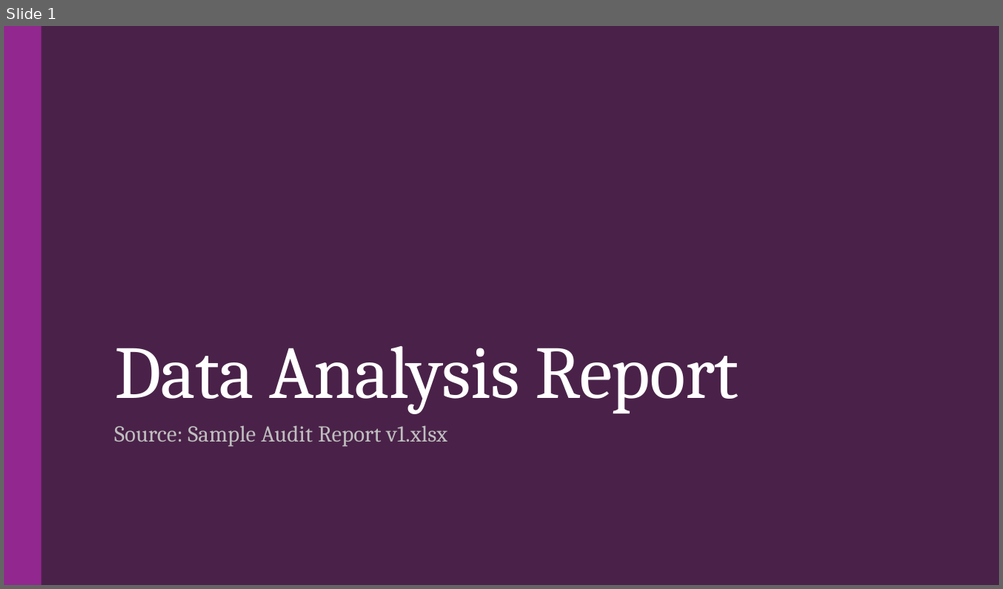
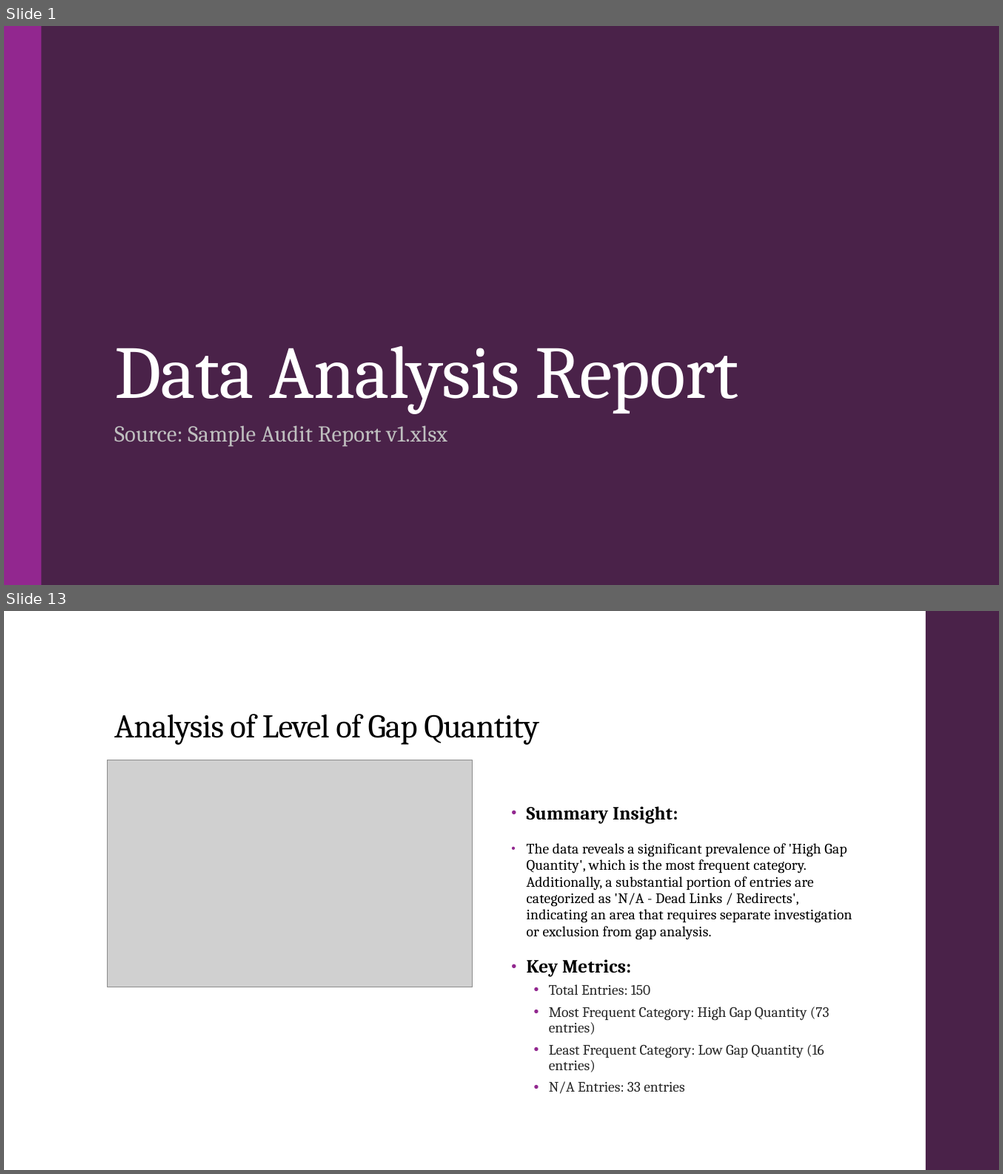
Before and after one commit to droy117/GT_Assignment_PPT_Ex, a slide deck: Debak/Data_Analysis_Report_Report.pptx. Shown one above the other, each under a label of ours: slide 1 before the commit, slides 1 and 13 after it; the slides between them are not shown. The pictures are 1003x589 and 1003x1174 pixels, drawn with LibreOffice and Linux fonts; fonts in the diff are those of the drawing; grey boxes stand for pictures. Boxes give left, top, right and bottom in pixels: in the first picture for what was removed or moved away, otherwise in the second. Text is boxed around its words. In the diff, an @@ line names an element or a change of style, - is before the commit and + after.

Commit message:
add AI insights

```diff
--- a/Debak/Data_Analysis_Report_Report.pptx
+++ b/Debak/Data_Analysis_Report_Report.pptx
@@ slide 13 added at bbox=[4, 611, 999, 1170], background #FFFFFF @@
@@ rectangle added at bbox=[925, 611, 999, 1170], fill #4A2249 @@
@@ title added at bbox=[114, 714, 539, 745], 32 pt, text #000000 @@
+Analysis of Level of Gap Quantity
@@ picture added at bbox=[107, 760, 472, 988] @@
@@ text added at bbox=[526, 806, 852, 1094], 14 pt, text #000000 @@
+• Summary Insight:
+• The data reveals a significant prevalence of 'High Gap Quantity', which is the most frequent category. Additionally, a substantial portion of entries are categorized as 'N/A - Dead Links / Redirects', indicating an area that requires separate investigation or exclusion from gap analysis.
+• Key Metrics:
+  • Total Entries: 150
+  • Most Frequent Category: High Gap Quantity (73 entries)
+  • Least Frequent Category: Low Gap Quantity (16 entries)
+  • N/A Entries: 33 entries
```
Also in this commit, not shown: 3 slides changed, 10 other slides added, 9 slides removed, 6 other files.
